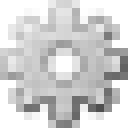
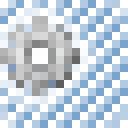
Layers edited between the first and the second 128×128 image:
removed layer "cog.png" over (0, 0, 128, 128)
added layer "Ebene 1" above "shading.png" over (0, 16, 80, 96)
added layer "shading.png" above "White Background" over (0, 0, 128, 128)
